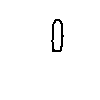
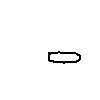
Layered file, before and after one edit (100 × 100). Changes by layer:
painted on "legs copy" over <box>48,19,81,64</box>
